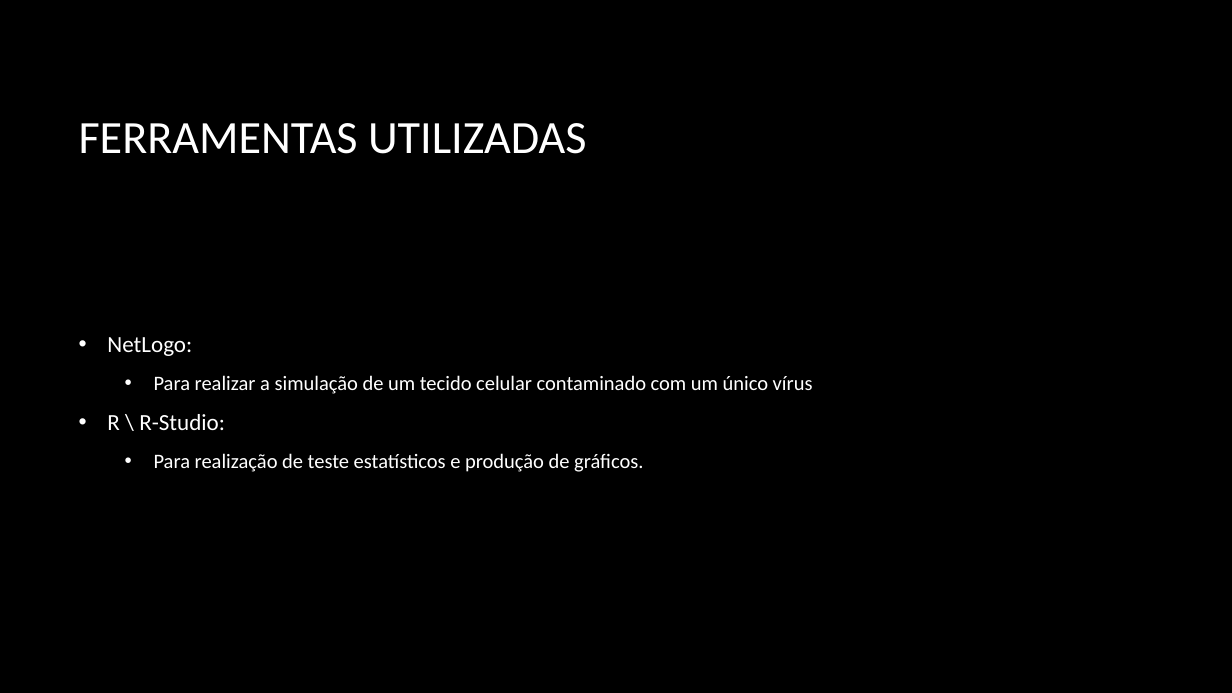
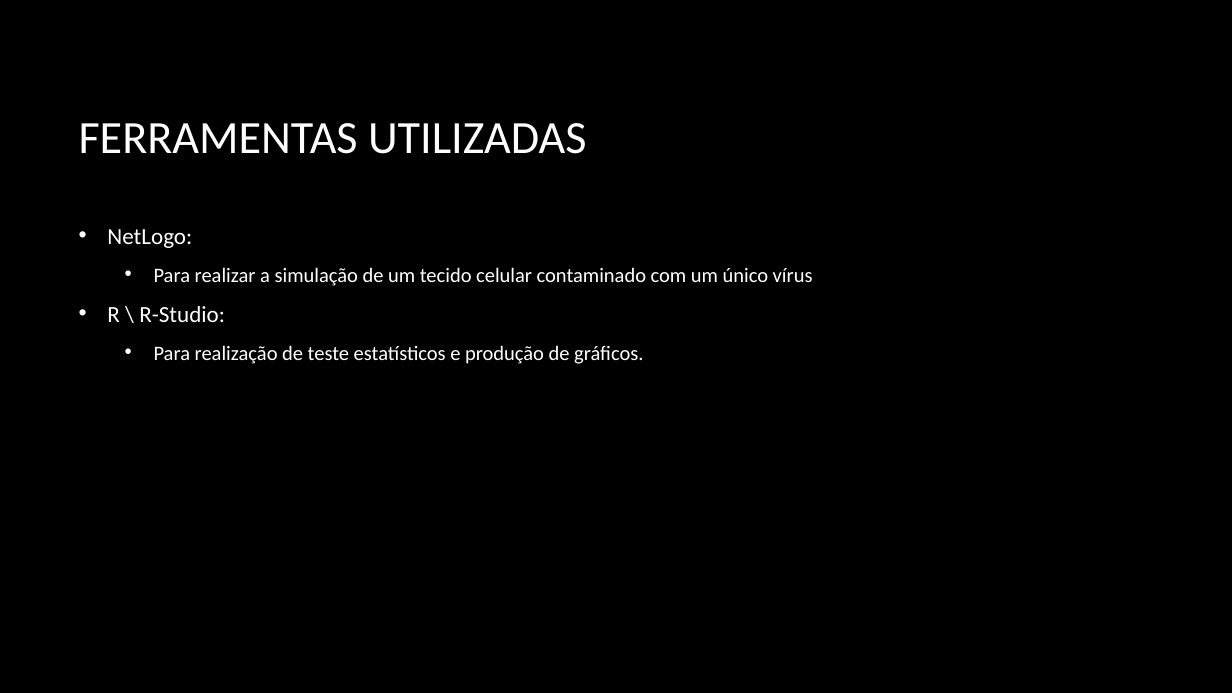
Before and after one commit to MODELAGEM-UNIFESP/PROJETO_FINAL, a slide deck: slide 4 of Apresentacao.pptx. Drawn at 1232x693 pixels with LibreOffice and Linux fonts; fonts in the diff are those of the drawing; background and template pictures are left out. Boxes give left, top, right and bottom in pixels: in the first picture for what was removed or moved away, otherwise in the second. Text is boxed around its words. In the diff, an @@ line names an element or a change of style, - is before the commit and + after.

```diff
--- a/Apresentacao.pptx
+++ b/Apresentacao.pptx
@@ text "NetLogo:" at [107, 229, 813, 364]: vertical alignment middle to top @@
```
Also in this commit, not shown: 1 other slide changed.
